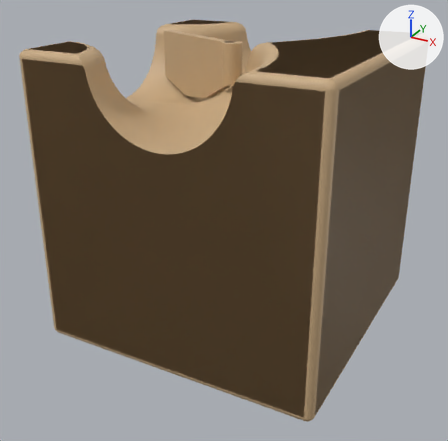
One commit to the Blender file assets-source/kit/mech_toggle_l3/mech_toggle_l3_high.blend: the scene before it, then after it.
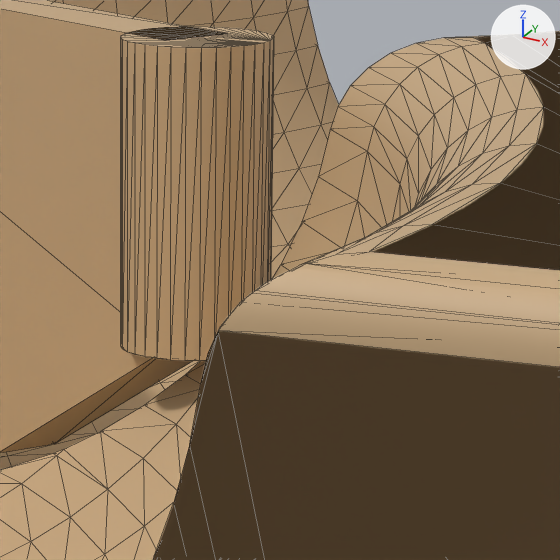
There are two pictures of each version: one whole from a 50 mm camera at (0.0566, -0.1099, 0.0758) aimed at (-0.0015, -0.0043, 0.023), one close up on the part from 46% to 63% of the width and 9% to 26% of the height. The axes (+X, +Y, +Z) are drawn at upper right. The lights are the same throughout. The older version's two pictures come first. The close-ups show mesh edges as thin lines. Objects named as collision shapes, trigger or cutter boxes, shadow casters or lower levels of detail are left out.

In view in the first close-up: 'anim_rocker_lod0', 'mech_toggle_l3_high', 'mech_toggle_l3_lod0'.
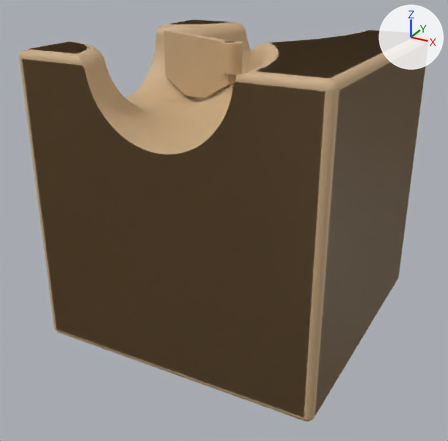
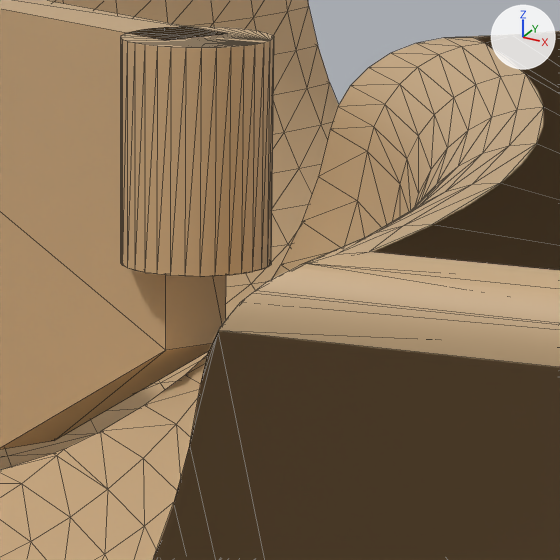
Patch to the scene script:
```diff
--- a/assets-source/kit/mech_toggle_l3/mech_toggle_l3_high.blend.py
+++ b/assets-source/kit/mech_toggle_l3/mech_toggle_l3_high.blend.py
@@ me_anim_rocker_lod0 @@
 me_anim_rocker_lod0.from_pydata(...)  # 76 vertices, 144 faces; spans x -0.024..0.002, y -0.002..0.002, z 0.001..0.014
 # used by ob_anim_rocker_lod0; parent = ob_anim_rocker; location = (0.0, 0.0, 0.0)
-me_anim_rocker_lod0.vertices[1].co = (-0.008, 0.001, 0.0018)  # pixel (54, 444)
-me_anim_rocker_lod0.vertices[7].co = (-0.008, -0.001, 0.0018)
+# me_anim_rocker_lod0 part 1: 32 of the vertices in x -0.002..0.002, y -0.002..0.002, z 0.006 are moved by (0.0, 0.0, 0.0022)
+# me_anim_rocker_lod0 part 2
+me_anim_rocker_lod0.vertices[1].co = (-0.008, 0.001, 0.0019)  # pixel (54, 440)
+me_anim_rocker_lod0.vertices[7].co = (-0.008, -0.001, 0.0019)
 me_anim_rocker_lod0.materials.append(mat_wood_placeholder)
```

Where the change shows, as pixel boxes (x1, y1, x2, y2) in the close-ups (560 x 560 px; the box of a moved part takes in the faces that stretch with it):
'anim_rocker_lod0', reshaped
    before: (0, 0, 274, 453)
    after: (0, 0, 274, 449)
part 1 of me_anim_rocker_lod0, moved or reshaped
    before: (121, 38, 274, 361)
    after: (121, 38, 274, 277)
part 2 of me_anim_rocker_lod0, moved or reshaped
    before: (0, 212, 192, 453)
    after: (0, 212, 212, 449)
